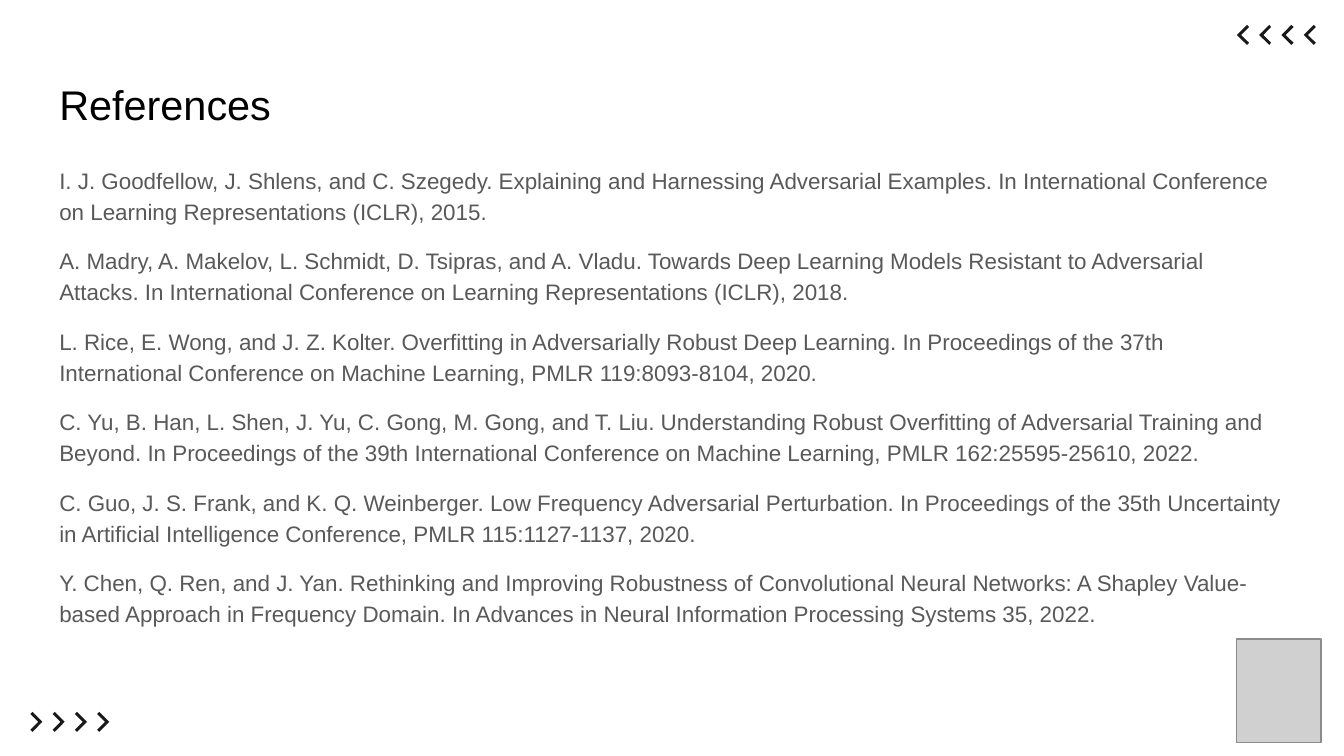
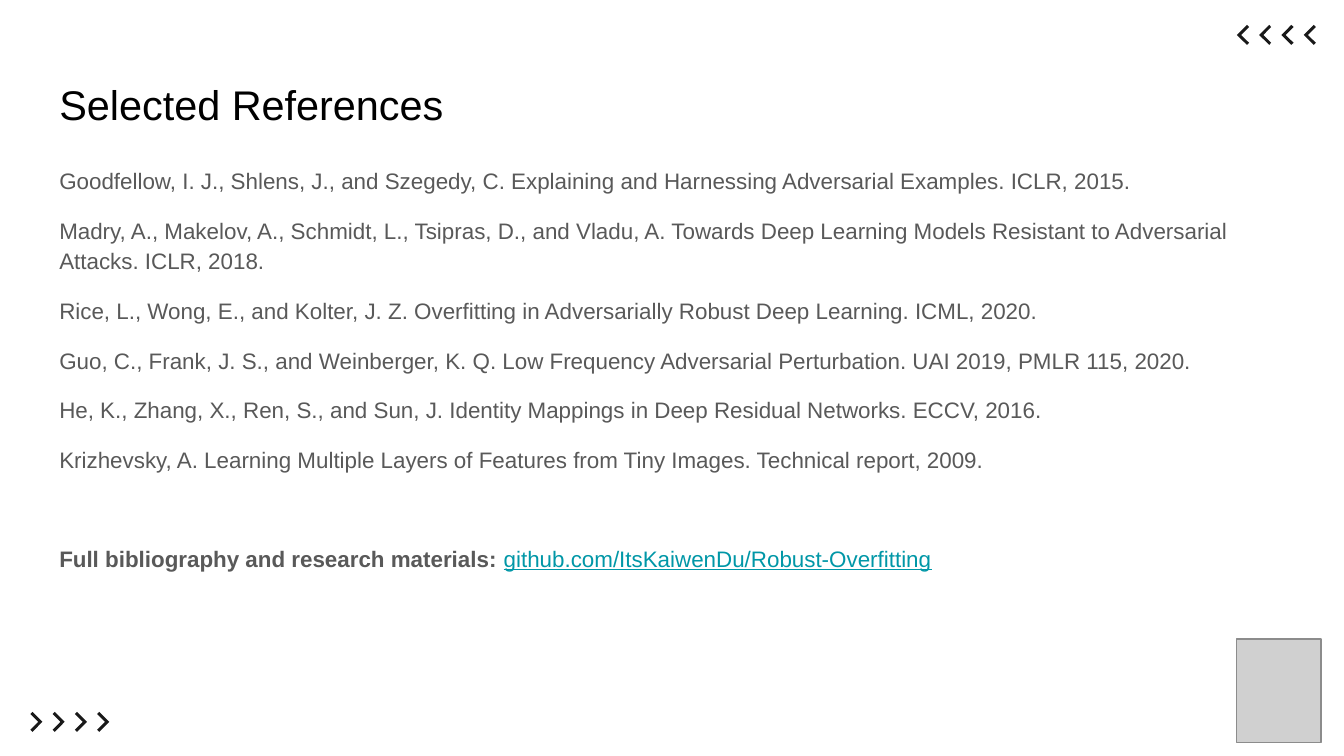
Before and after one commit to ItsKaiwenDu/Robust-Overfitting, a slide deck: slide 14 of report/slides.pptx (slide 15 before the commit). Drawn at 1344x756 pixels with LibreOffice and Linux fonts; fonts in the diff are those of the drawing; grey boxes stand for pictures. Boxes give left, top, right and bottom in pixels: in the first picture for what was removed or moved away, otherwise in the second. Text is boxed around its words. In the diff, an @@ line names an element or a change of style, - is before the commit and + after.

```diff
--- a/report/slides.pptx
+++ b/report/slides.pptx
@@ title at (59, 90, 444, 121): text changed @@
-References
+Selected References
@@ text at (59, 173, 1227, 572): text changed @@
-I. J. Goodfellow, J. Shlens, and C. Szegedy. Explaining and Harnessing Adversarial Examples. In International Conference on Learning Representations (ICLR), 2015.
-A. Madry, A. Makelov, L. Schmidt, D. Tsipras, and A. Vladu. Towards Deep Learning Models Resistant to Adversarial Attacks. In International Conference on Learning Representations (ICLR), 2018.
-L. Rice, E. Wong, and J. Z. Kolter. Overfitting in Adversarially Robust Deep Learning. In Proceedings of the 37th International Conference on Machine Learning, PMLR 119:8093-8104, 2020.
-C. Yu, B. Han, L. Shen, J. Yu, C. Gong, M. Gong, and T. Liu. Understanding Robust Overfitting of Adversarial Training and Beyond. In Proceedings of the 39th International Conference on Machine Learning, PMLR 162:25595-25610, 2022.
-C. Guo, J. S. Frank, and K. Q. Weinberger. Low Frequency Adversarial Perturbation. In Proceedings of the 35th Uncertainty in Artificial Intelligence Conference, PMLR 115:1127-1137, 2020.
-Y. Chen, Q. Ren, and J. Yan. Rethinking and Improving Robustness of Convolutional Neural Networks: A Shapley Value-based Approach in Frequency Domain. In Advances in Neural Information Processing Systems 35, 2022.
+Goodfellow, I. J., Shlens, J., and Szegedy, C. Explaining and Harnessing Adversarial Examples. ICLR, 2015.
+Madry, A., Makelov, A., Schmidt, L., Tsipras, D., and Vladu, A. Towards Deep Learning Models Resistant to Adversarial Attacks. ICLR, 2018.
+Rice, L., Wong, E., and Kolter, J. Z. Overfitting in Adversarially Robust Deep Learning. ICML, 2020.
+Guo, C., Frank, J. S., and Weinberger, K. Q. Low Frequency Adversarial Perturbation. UAI 2019, PMLR 115, 2020.
+He, K., Zhang, X., Ren, S., and Sun, J. Identity Mappings in Deep Residual Networks. ECCV, 2016.
+Krizhevsky, A. Learning Multiple Layers of Features from Tiny Images. Technical report, 2009.
+Full bibliography and research materials: github.com/ItsKaiwenDu/Robust-Overfitting
```
Also in this commit, not shown: 5 other slides changed, 7 slides added, 9 slides removed.
